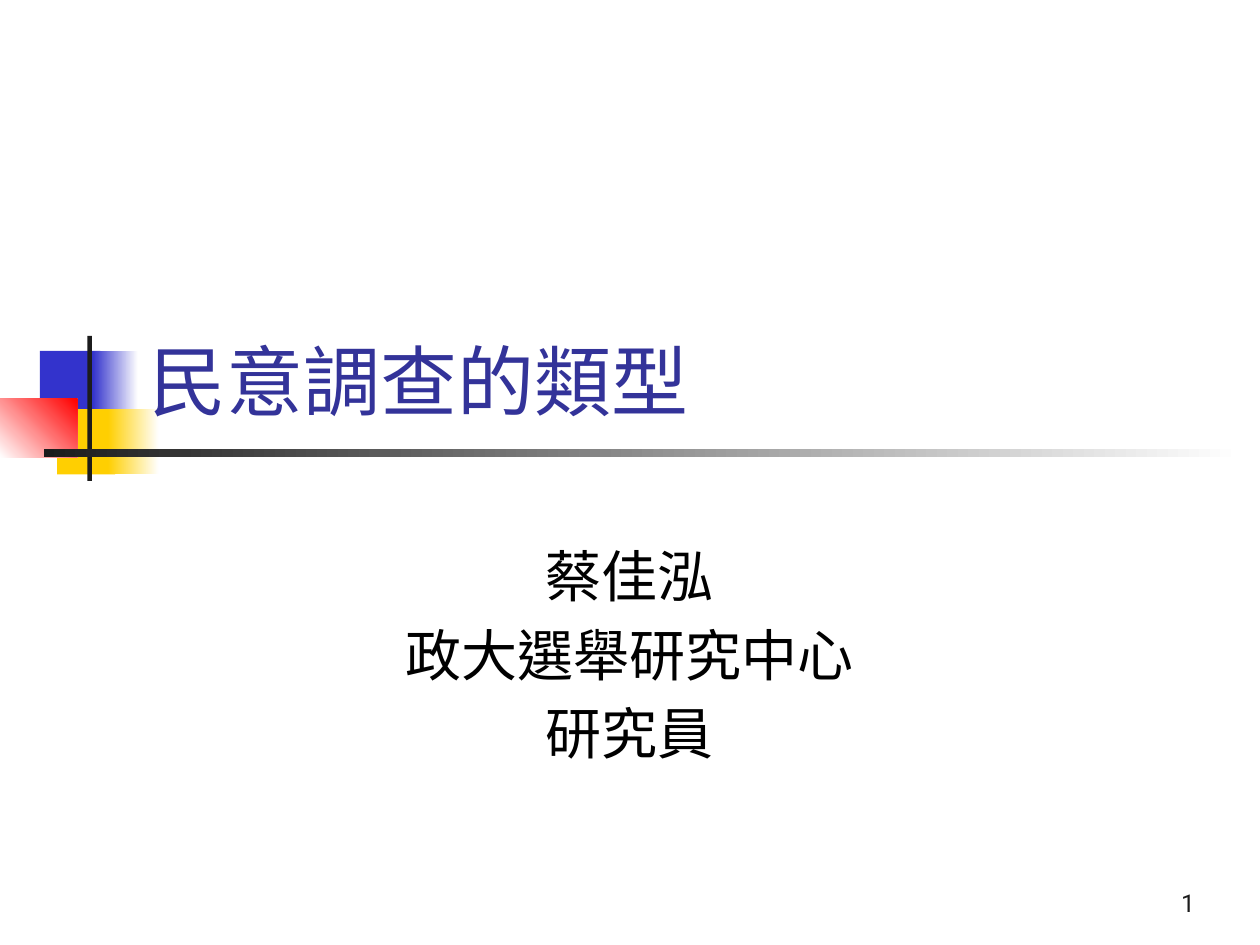
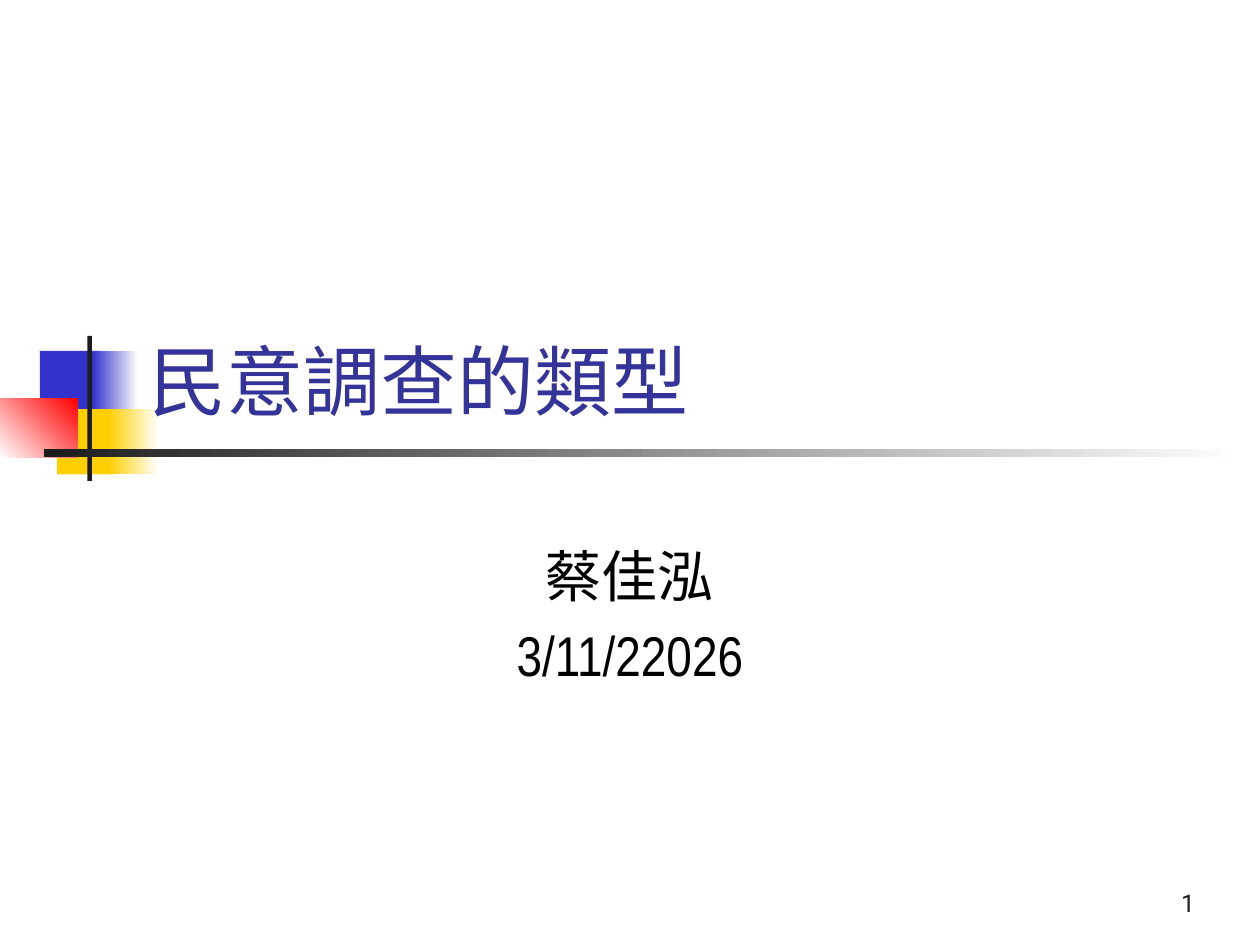
Before and after one commit to TsaiChiahung/PublicOpinion2026, a slide deck: slide 1 of 投影片/民意與調查Week3.pptx. Drawn at 1260x945 pixels with LibreOffice and Linux fonts; fonts in the diff are those of the drawing. Boxes give left, top, right and bottom in pixels: in the first picture for what was removed or moved away, otherwise in the second. Text is boxed around its words. In the diff, an @@ line names an element or a change of style, - is before the commit and + after.

```diff
--- a/投影片/民意與調查Week3.pptx
+++ b/投影片/民意與調查Week3.pptx
@@ subtitle at (517, 635, 743, 677): text changed; font Roboto to Arial Narrow @@
-政大選舉研究中心
-研究員
+3/11/22026
```
Also in this commit, not shown: 8 other slides changed, 3 slides added, 2 slides removed, 1 other file.
